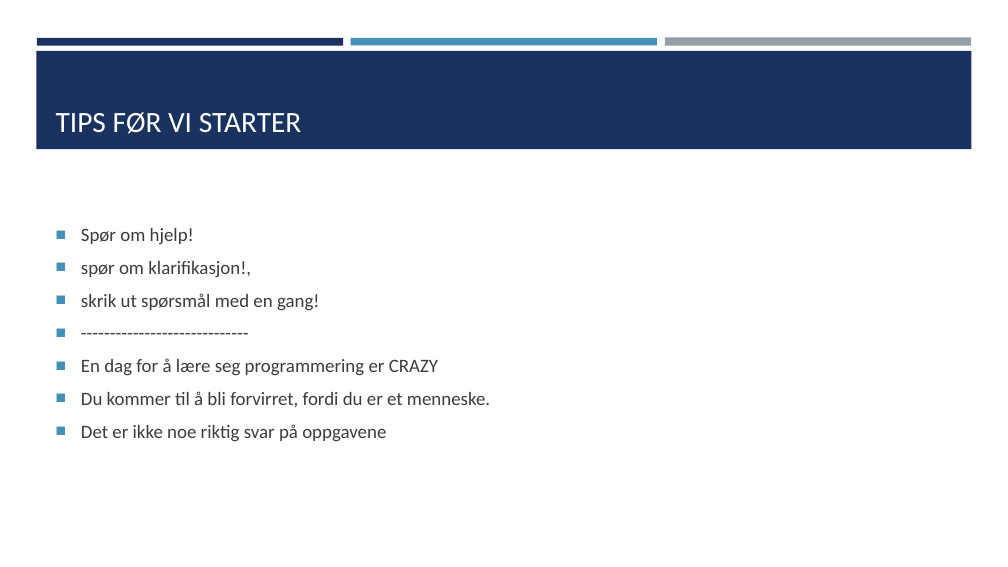
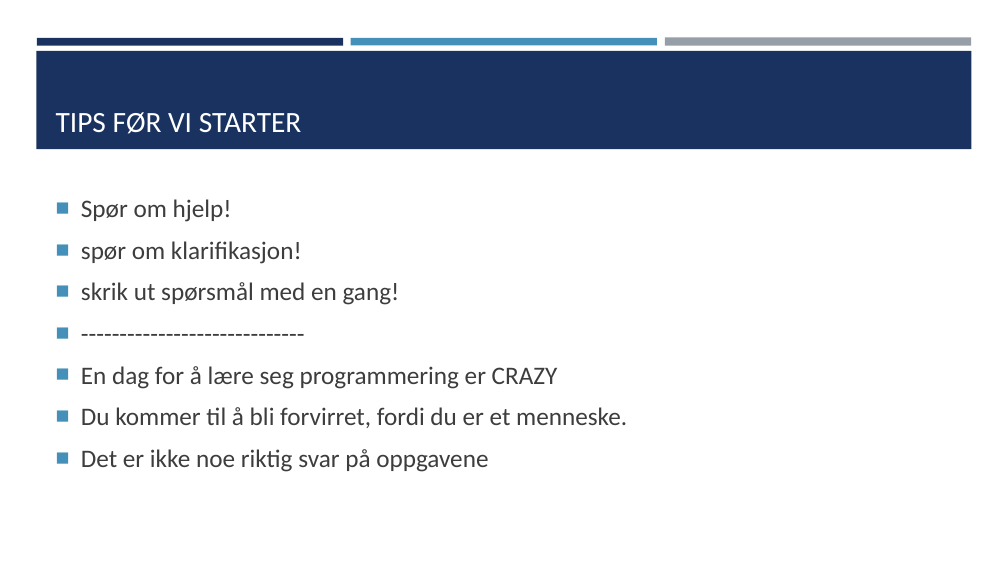
Before and after one commit to TheCodeAddiction/Learn-Python-Workshop, a slide deck: slide 7 of koding workshop powerpoint.pptx. Drawn at 1008x567 pixels with LibreOffice and Linux fonts; fonts in the diff are those of the drawing. Boxes give left, top, right and bottom in pixels: in the first picture for what was removed or moved away, otherwise in the second. Text is boxed around its words. In the diff, an @@ line names an element or a change of style, - is before the commit and + after.

```diff
--- a/koding workshop powerpoint.pptx
+++ b/koding workshop powerpoint.pptx
@@ text at (x1=81, y1=199, x2=627, y2=472): size 18 to 24 pt; more space between paragraphs @@
@@ text at (x1=81, y1=241, x2=302, y2=264): text changed; size 18 to 24 pt @@
-■ spør om klarifikasjon!,
+■ spør om klarifikasjon!
```
Also in this commit, not shown: 34 other slides changed, 2 other files.
